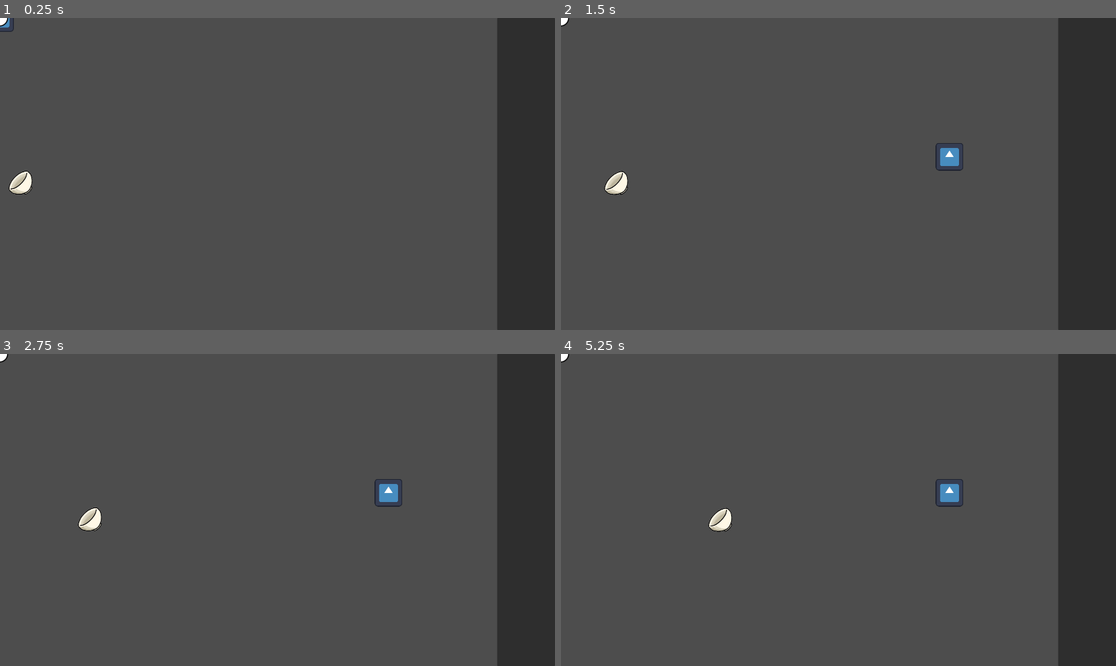
Above: before the commit, frames 1-4 (two rows, left to right).
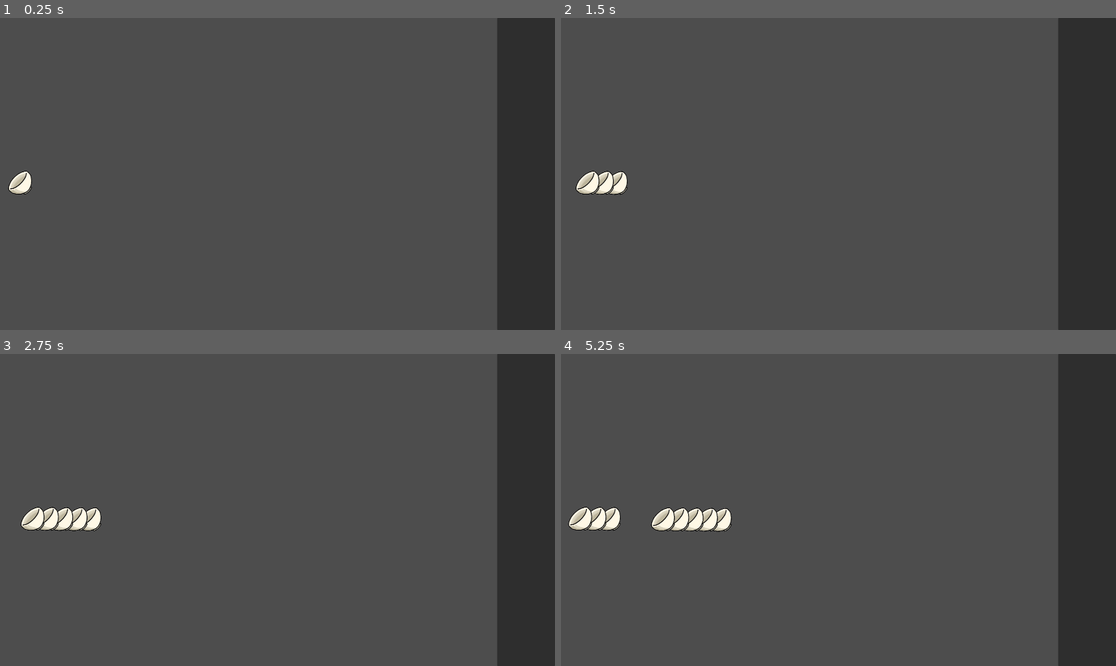
Above: after the commit, the same moments.

Repository: Vodka-Games/Scam-Tower-Defense
Game: Godot game, scene res://Main.tscn
The game is run twice, just before and just after one commit, with the same random seed, the same clock (stepped at 60 frames per second) and the same inputs. The engine's default icon, where the game draws it, is replaced by a stand-in: a white triangle on a blue panel in a dark square.
Inputs (mouse positions are in pixels of both pictures, inside the frame that each line leads up to):
- Up to frame 1 (0.25 s): no input
- Up to frame 2 (1.5 s): tap Enter (ui_accept) at 0.5, 0.77 s; move the mouse to (960, 158) at 0.52 s; hold Right (ui_right) 0.53-1.28 s; click (960, 158) at 0.67 s; move the mouse to (727, 189) at 1.27 s; hold Down (ui_down) from 1.28 s (still down)
- Up to frame 3 (2.75 s): tap Enter (ui_accept) at 1.52 s; move the mouse to (333, 441) at 2.02 s; release Down (ui_down) at 2.03 s; hold Right (ui_right) from 2.03 s (still down)
- Up to frame 4 (5.25 s): move the mouse to (810, 572) at 2.77 s; release Right (ui_right) at 2.78 s; hold Up (ui_up) 2.78-3.53 s; click (810, 572) at 2.92 s; tap Enter (ui_accept) at 3.02, 3.77, 4.52 s; move the mouse to (1005, 556) at 3.52 s; hold Left (ui_left) 3.53-5.03 s; move the mouse to (672, 463) at 4.27 s; move the mouse to (866, 510) at 5.02 s; hold Down (ui_down) from 5.03 s (still down); click (866, 510) at 5.17 s

The runs differ from the first frame. In frame 1, 0.1% of the frame differs, in the area x 0-6%, y 0-57%; in frame 2, 0.7%; in frame 3, 1.1%; in frame 4, 1.7%, in the area x 0-73%, y 0-58%.

Commit message:
Implement monster wave spawner

Diff:
--- a/Main.tscn
+++ b/Main.tscn
@@ -1,11 +1,13 @@
-[gd_scene load_steps=8 format=3 uid="uid://dxnf3klxl5wf1"]
+[gd_scene load_steps=10 format=3 uid="uid://dxnf3klxl5wf1"]
 
-[ext_resource type="PackedScene" uid="uid://c0crmraifsexf" path="res://tower/basic_tower.tscn" id="1_8fkri"]
 [ext_resource type="Script" path="res://TowerInstaller.gd" id="1_ic3rl"]
 [ext_resource type="PackedScene" uid="uid://ok2icsy37jau" path="res://enemy/basic_enemy.tscn" id="3_0jexe"]
 [ext_resource type="PackedScene" uid="uid://cnxkmwfybdk8a" path="res://map/lv_1_path.tscn" id="3_o8hi5"]
-[ext_resource type="Script" path="res://Spawner.gd" id="5_qh5a0"]
+[ext_resource type="PackedScene" uid="uid://bnawv06qxvttv" path="res://spawner/follwer.tscn" id="4_g8hf7"]
+[ext_resource type="PackedScene" uid="uid://bt51p6kp2jaoa" path="res://spawner/spawner.tscn" id="5_kp1d7"]
+[ext_resource type="PackedScene" uid="uid://dkjf8qbsohc72" path="res://spawner/wave.tscn" id="6_hedsn"]
 [ext_resource type="PackedScene" uid="uid://dn233gw24l14r" path="res://tower/bullet.tscn" id="6_t3x52"]
+[ext_resource type="Script" path="res://Wave.gd" id="6_xlmlm"]
 
 [sub_resource type="TileSet" id="TileSet_f374n"]
 tile_size = Vector2i(96, 96)
@@ -14,8 +16,6 @@
 
 [node name="TowerInstaller" type="Node2D" parent="."]
 script = ExtResource("1_ic3rl")
-
-[node name="Tower" parent="TowerInstaller" instance=ExtResource("1_8fkri")]
 
 [node name="TowerUI" type="CanvasLayer" parent="."]
 follow_viewport_enabled = true
@@ -32,15 +32,40 @@
 [node name="Lv1_Path" parent="." instance=ExtResource("3_o8hi5")]
 position = Vector2(48, 48)
 
-[node name="PathFollow2D" type="PathFollow2D" parent="Lv1_Path"]
-position = Vector2(5, 528)
-rotation = 0.00793634
+[node name="PathFollow2D" parent="Lv1_Path" instance=ExtResource("4_g8hf7")]
 
-[node name="BasicEnemy" parent="Lv1_Path/PathFollow2D" instance=ExtResource("3_0jexe")]
-rotation = -0.00793634
+[node name="Spawner" parent="Lv1_Path" instance=ExtResource("5_kp1d7")]
 
-[node name="Spawner" type="Node2D" parent="Lv1_Path"]
-script = ExtResource("5_qh5a0")
+[node name="Wave" parent="Lv1_Path/Spawner" instance=ExtResource("6_hedsn")]
+wait = 4.0
+
+[node name="BasicEnemy" parent="Lv1_Path/Spawner/Wave" instance=ExtResource("3_0jexe")]
+
+[node name="BasicEnemy2" parent="Lv1_Path/Spawner/Wave" instance=ExtResource("3_0jexe")]
+
+[node name="BasicEnemy3" parent="Lv1_Path/Spawner/Wave" instance=ExtResource("3_0jexe")]
+
+[node name="BasicEnemy4" parent="Lv1_Path/Spawner/Wave" instance=ExtResource("3_0jexe")]
+
+[node name="BasicEnemy5" parent="Lv1_Path/Spawner/Wave" instance=ExtResource("3_0jexe")]
+
+[node name="Wave2" type="Node2D" parent="Lv1_Path/Spawner"]
+script = ExtResource("6_xlmlm")
+gap = 0.5
+wait = 4.0
+
+[node name="BasicEnemy" parent="Lv1_Path/Spawner/Wave2" instance=ExtResource("3_0jexe")]
+
+[node name="BasicEnemy2" parent="Lv1_Path/Spawner/Wave2" instance=ExtResource("3_0jexe")]
+
+[node name="BasicEnemy3" parent="Lv1_Path/Spawner/Wave2" instance=ExtResource("3_0jexe")]
+
+[node name="Wave3" type="Node2D" parent="Lv1_Path/Spawner"]
+script = ExtResource("6_xlmlm")
+gap = 0.5
+wait = 4.0
+
+[node name="BasicEnemy" parent="Lv1_Path/Spawner/Wave3" instance=ExtResource("3_0jexe")]
 
 [node name="TileMap" type="TileMap" parent="."]
 position = Vector2(48, 48)
--- /dev/null
+++ b/Wave.gd
@@ -0,0 +1,18 @@
+extends Node2D
+
+@export var gap:float
+@export var wait:float
+
+var follower_scene = preload("res://spawner/follwer.tscn")
+
+func spawn_wave(p):
+	for c in get_children():
+		var follower = follower_scene.instantiate()
+		p.call_deferred("add_child", follower)
+
+		self.remove_child(c)
+		follower.add_child(c)
+		c.follower = follower
+		c.show()
+
+		await get_tree().create_timer(gap).timeout
--- a/enemy/basic_enemy.gd
+++ b/enemy/basic_enemy.gd
@@ -1,6 +1,6 @@
 extends Area2D
 
-var follwer: PathFollow2D
+var follower = null
 @export var speed :int
 
 @export var max_hp:int
@@ -10,18 +10,27 @@
 var rng = RandomNumberGenerator.new()
 
 func _ready():
-	follwer = get_parent()
+	var parent = get_parent()
+
+	if parent is PathFollow2D:
+		follower = parent
+
 	hp = max_hp
 	id = rng.randi()
 
+	hide()
+
 func _physics_process(delta):
-	follwer.progress += delta * speed
+	if not follower is PathFollow2D:
+		return
+
+	follower.progress += delta * speed
 
 func get_progress():
-	return follwer.progress
+	return follower.progress
 
 func damage(d):
 	hp -= d
 
 	if hp <= 0:
-		follwer.queue_free()
+		follower.queue_free()
--- /dev/null
+++ b/spawner/Spawner.gd
@@ -0,0 +1,16 @@
+extends Node2D
+
+var path
+var waves = []
+var cur_idx = 0
+
+func _ready():
+	for c in get_children():
+			waves.append(c)
+	path = get_parent()
+	start_spawn(path)
+
+func start_spawn(p):
+	for w in waves:
+		w.spawn_wave(p)
+		await get_tree().create_timer(w.wait).timeout
--- /dev/null
+++ b/spawner/follwer.tscn
@@ -0,0 +1,9 @@
+[gd_scene format=3 uid="uid://bnawv06qxvttv"]
+
+[node name="PathFollow2D" type="PathFollow2D"]
+position = Vector2(5, 528)
+rotation = 0.00793634
+
+[node name="_Timer_479129" type="Timer" parent="."]
+wait_time = 0.2
+one_shot = true
--- /dev/null
+++ b/spawner/spawner.tscn
@@ -0,0 +1,6 @@
+[gd_scene load_steps=2 format=3 uid="uid://bt51p6kp2jaoa"]
+
+[ext_resource type="Script" path="res://spawner/Spawner.gd" id="1_ra20h"]
+
+[node name="Spawner" type="Node2D"]
+script = ExtResource("1_ra20h")
--- /dev/null
+++ b/spawner/wave.tscn
@@ -0,0 +1,8 @@
+[gd_scene load_steps=2 format=3 uid="uid://dkjf8qbsohc72"]
+
+[ext_resource type="Script" path="res://Wave.gd" id="1_tko10"]
+
+[node name="Wave" type="Node2D"]
+script = ExtResource("1_tko10")
+gap = 0.5
+wait = 2.0
--- a/tower/bullet.gd
+++ b/tower/bullet.gd
@@ -8,10 +8,14 @@
 		var dir = (target.global_position - self.global_position).normalized()
 		self.global_position += speed * delta * dir
 
+	var tar_ref = weakref(target)
+	if tar_ref.get_ref() == null:
+		queue_free()
+
 func set_target(t):
 	target = t
 
 func _on_area_entered(area):
-	area.damage(1)
-
-	queue_free()
+	if target == area:
+		area.damage(1)
+		queue_free()
